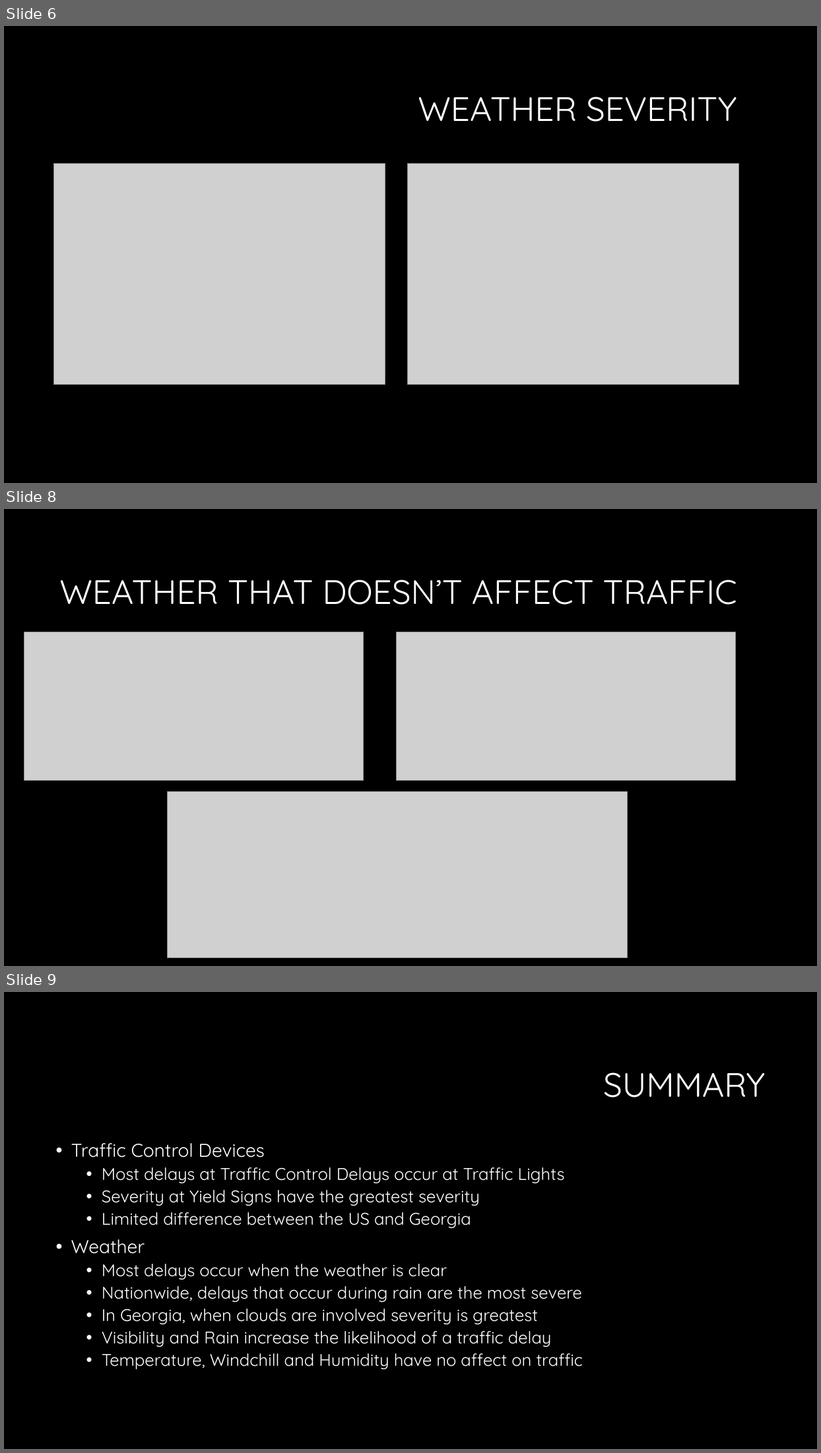
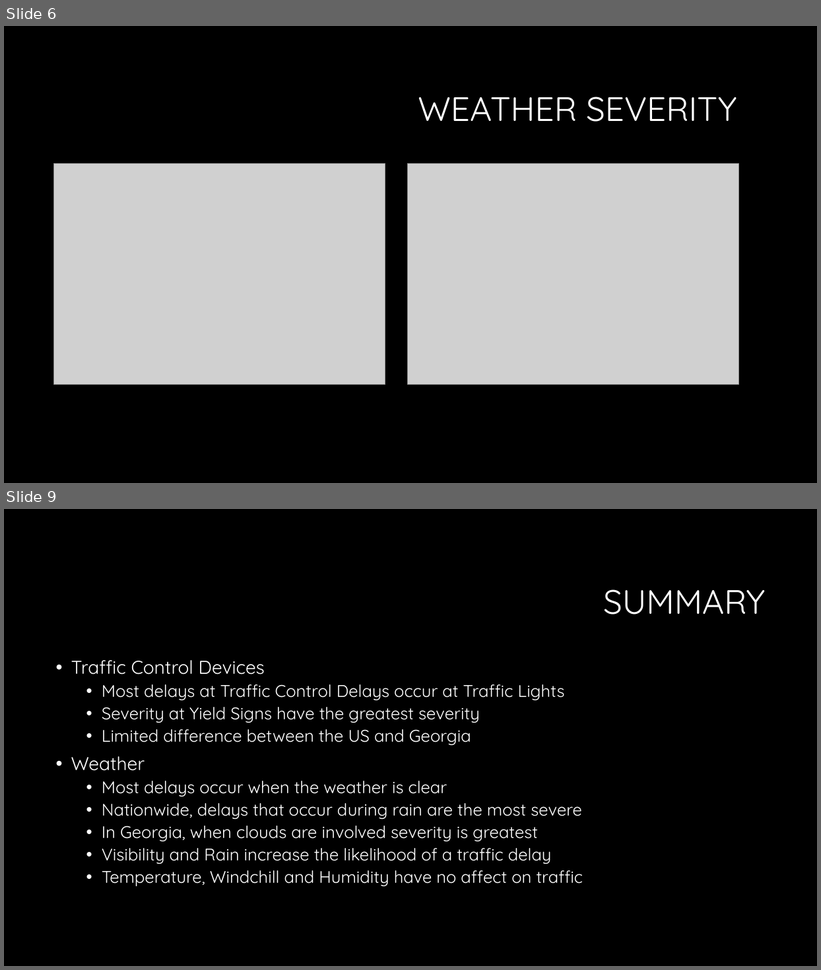
Before and after one commit to caravella483/project1, a slide deck: project1.pptx. Shown one above the other, each under a label of ours: slides 6, 8 and 9 before the commit, slides 6 and 9 after it; the slides between them are not shown. The pictures are 821x1453 and 821x970 pixels, drawn with LibreOffice and Linux fonts; fonts in the diff are those of the drawing; grey boxes stand for pictures; background and template pictures are left out. Boxes give left, top, right and bottom in pixels: in the first picture for what was removed or moved away, otherwise in the second. Text is boxed around its words. In the diff, an @@ line names an element or a change of style, - is before the commit and + after.

Commit message:
Final PPT

```diff
--- a/project1.pptx
+++ b/project1.pptx
@@ slide 8 removed at (x1=4, y1=509, x2=817, y2=966), background #000000 @@
@@ title removed at (x1=59, y1=580, x2=737, y2=605) @@
-WEATHER THAT DOESN’T AFFECT TRAFFIC
@@ picture removed at (x1=24, y1=632, x2=363, y2=780) @@
@@ picture removed at (x1=397, y1=632, x2=736, y2=780) @@
@@ picture removed at (x1=168, y1=792, x2=628, y2=958) @@
```
Also in this commit, not shown: 1 slide changed, 1 slide added.
